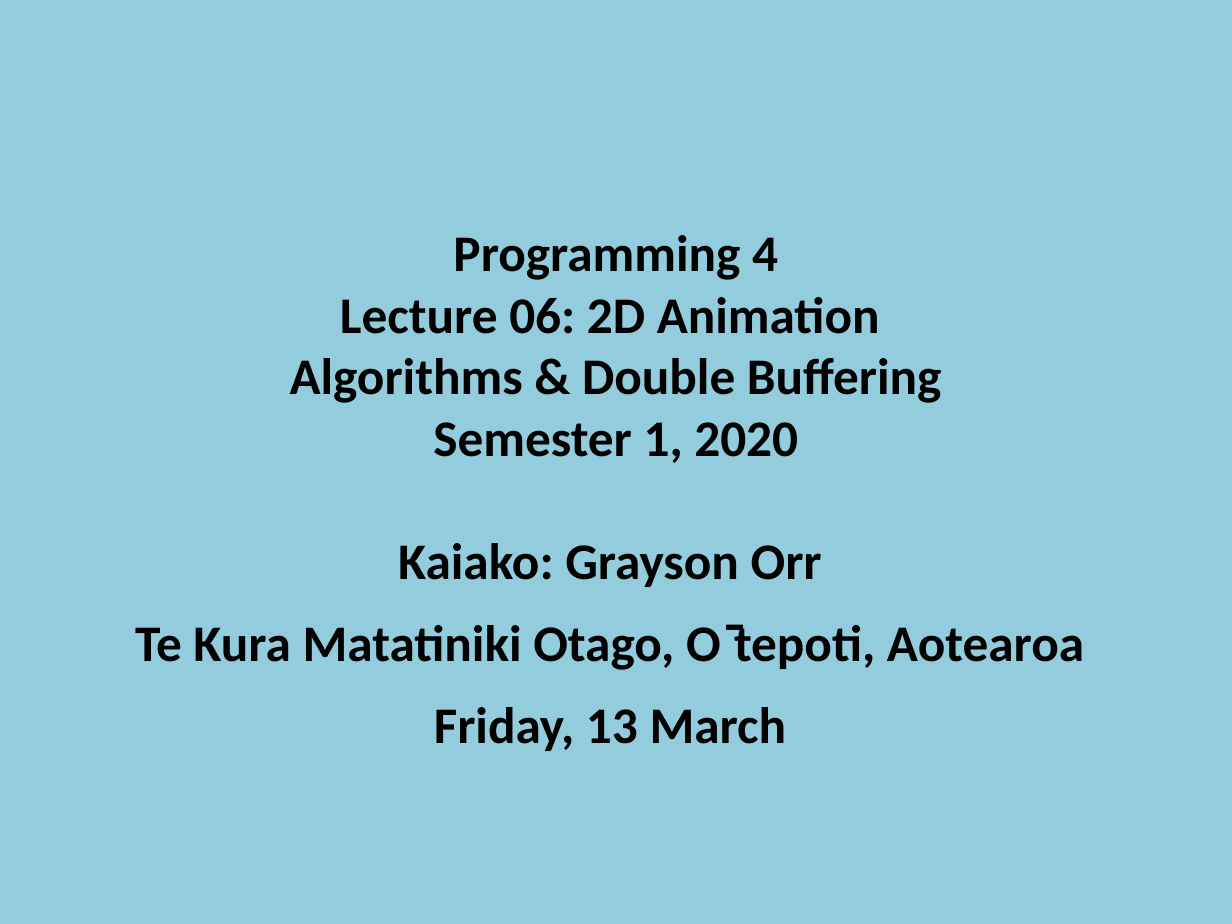
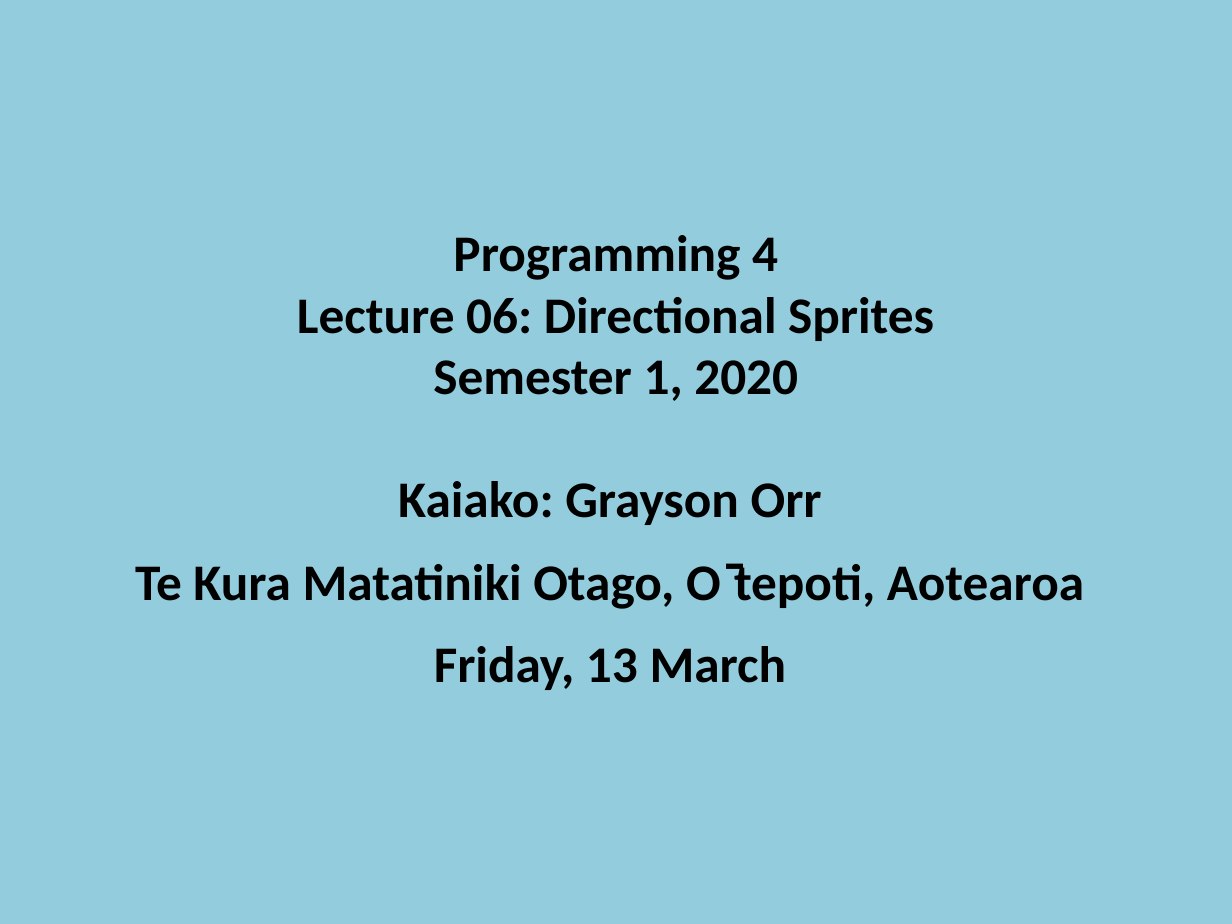
Before and after one commit to otago-polytechnic-bit-courses/prog-4-course-materials, a slide deck: slide 1 of lectures/07-directional-sprites.pptx. Drawn at 1232x924 pixels with LibreOffice and Linux fonts; fonts in the diff are those of the drawing. Boxes give left, top, right and bottom in pixels: in the first picture for what was removed or moved away, otherwise in the second. Text is boxed around its words. In the diff, an @@ line names an element or a change of style, - is before the commit and + after.

```diff
--- a/lectures/07-directional-sprites.pptx
+++ b/lectures/07-directional-sprites.pptx
@@ text at bbox=[297, 297, 934, 341]: text changed @@
-Lecture 06: 2D Animation
-Algorithms & Double Buffering
+Lecture 06: Directional Sprites
```
